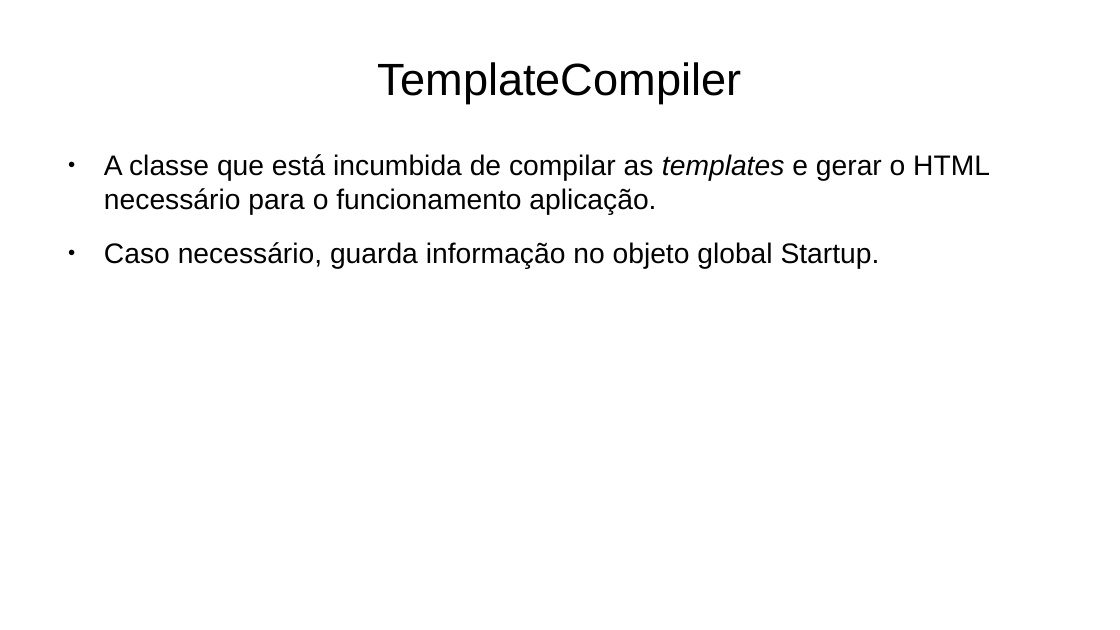
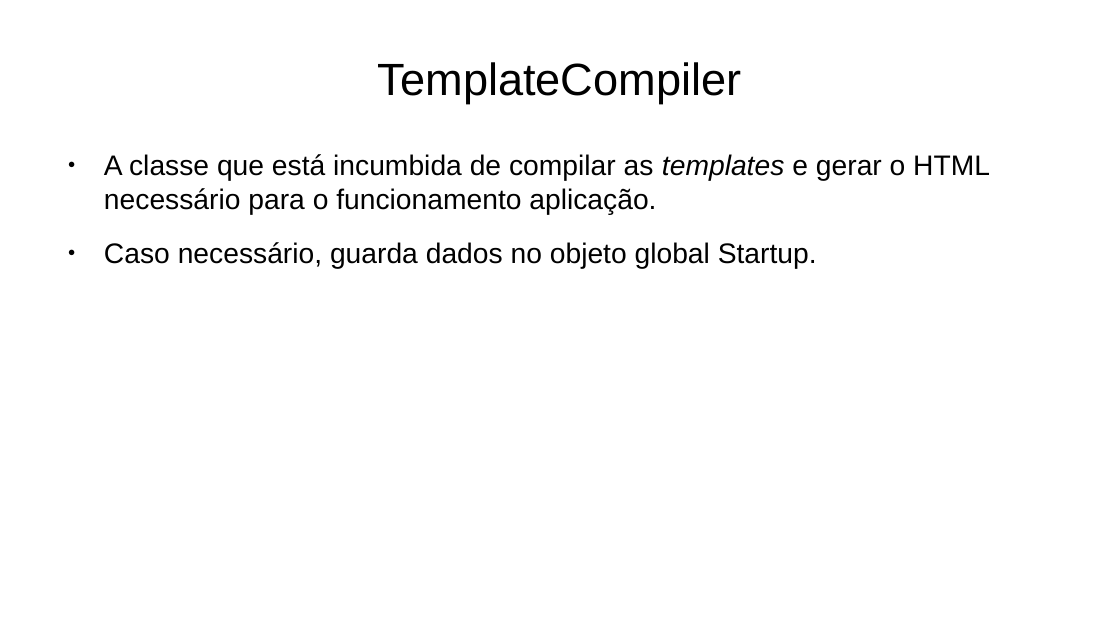
Before and after one commit to joao-neves95/js.web.components, a slide deck: slide 7 of ____docs/js.web.components_presentation_pt.odp. Drawn at 1120x630 pixels with LibreOffice and Linux fonts; fonts in the diff are those of the drawing. Boxes give left, top, right and bottom in pixels: in the first picture for what was removed or moved away, otherwise in the second. Text is boxed around its words. In the diff, an @@ line names an element or a change of style, - is before the commit and + after.

```diff
--- a/____docs/js.web.components_presentation_pt.odp
+++ b/____docs/js.web.components_presentation_pt.odp
@@ text at [104, 242, 817, 269]: text changed @@
-● Caso necessário, guarda informação no objeto global Startup.
+● Caso necessário, guarda dados no objeto global Startup.
```
Also in this commit, not shown: 7 other slides changed, 1 slide added, 1 other file.
